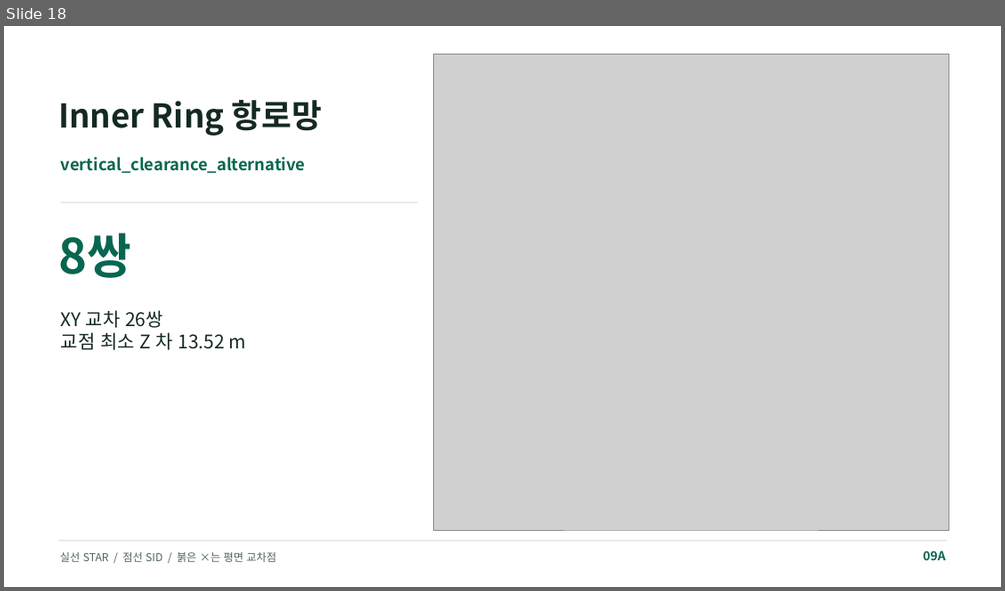
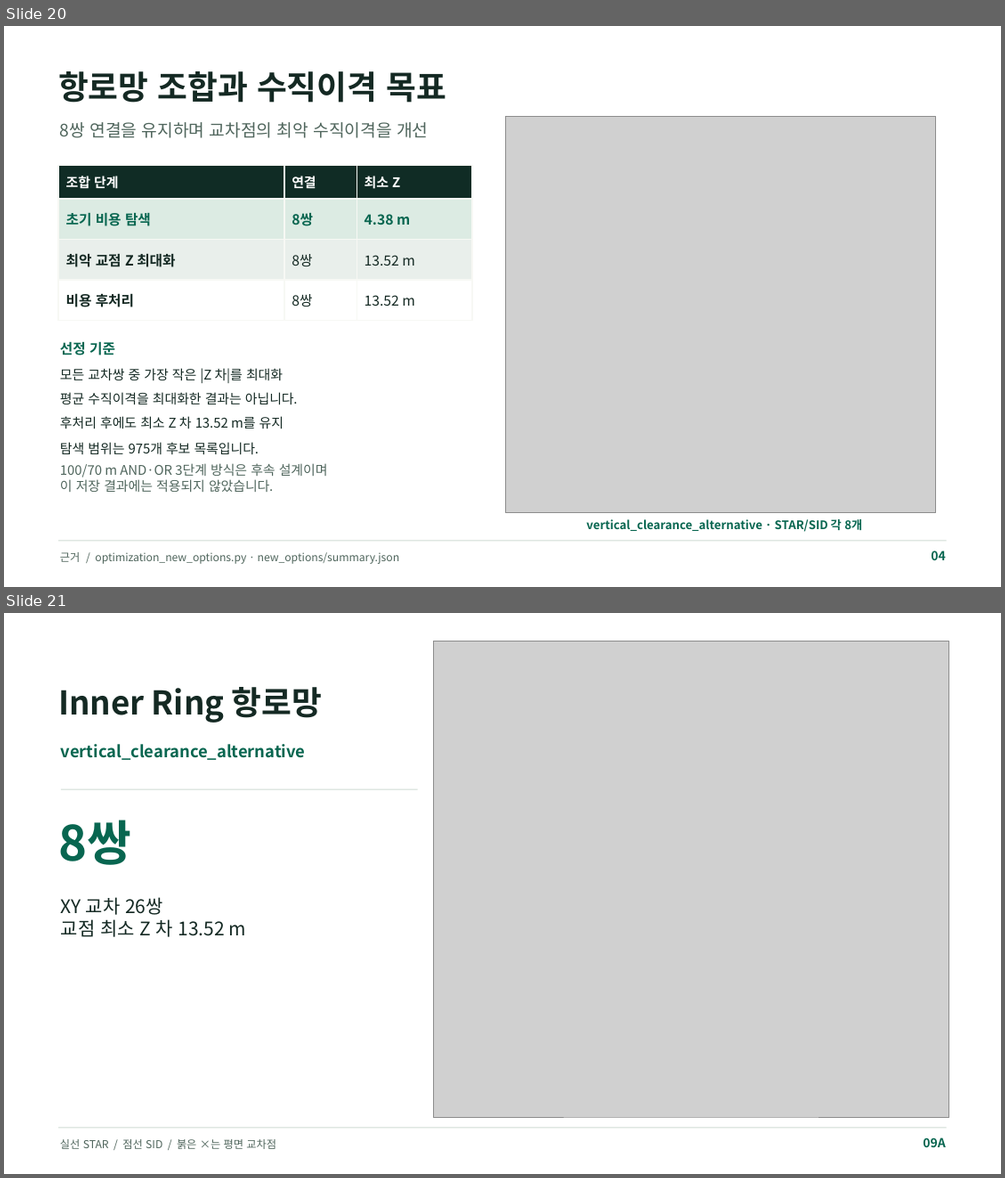
Before and after one commit to shung2001/Landing_Depature_Process, a slide deck: 수정본_20261103/UAM_Ring_Approach_Design.pptx. Shown one above the other, each under a label of ours: slide 18 before the commit, slides 20 and 21 after it. The pictures are 1005x591 and 1005x1178 pixels, drawn with LibreOffice and Linux fonts; fonts in the diff are those of the drawing; grey boxes stand for pictures. Boxes give left, top, right and bottom in pixels: in the first picture for what was removed or moved away, otherwise in the second. Text is boxed around its words. In the diff, an @@ line names an element or a change of style, - is before the commit and + after.

```diff
--- a/수정본_20261103/UAM_Ring_Approach_Design.pptx
+++ b/수정본_20261103/UAM_Ring_Approach_Design.pptx
@@ slide 20 added at <box>4,26,1001,587</box>, background #FFFFFF @@
@@ text added at <box>58,71,446,103</box>, 31.5 pt, text #142923, bold @@
+항로망 조합과 수직이격 목표
@@ text added at <box>60,122,428,138</box>, 16.5 pt, text #50665D @@
+8쌍 연결을 유지하며 교차점의 최악 수직이격을 개선
@@ picture added at <box>506,117,936,513</box> @@
@@ table added at <box>58,165,472,320</box>, 4 rows, 3 columns @@
+조합 단계 | 연결 | 최소 Z
+초기 비용 탐색 | 8쌍 | 4.38 m
+최악 교점 Z 최대화 | 8쌍 | 13.52 m
+비용 후처리 | 8쌍 | 13.52 m
@@ text added at <box>60,341,115,355</box>, 13.5 pt, text #086650, bold @@
+선정 기준
@@ text added at <box>60,368,283,383</box>, 12.8 pt, text #142923 @@
+모든 교차쌍 중 가장 작은 |Z 차|를 최대화
@@ text added at <box>60,392,298,404</box>, 12.8 pt, text #142923 @@
+평균 수직이격을 최대화한 결과는 아닙니다.
@@ text added at <box>60,416,283,429</box>, 12.8 pt, text #142923 @@
+후처리 후에도 최소 Z 차 13.52 m를 유지
@@ text added at <box>60,442,259,454</box>, 12.8 pt, text #142923 @@
+탐색 범위는 975개 후보 목록입니다.
@@ text added at <box>60,463,328,491</box>, 12.8 pt, text #50665D @@
+100/70 m AND·OR 3단계 방식은 후속 설계이며
+이 저장 결과에는 적용되지 않았습니다.
@@ text added at <box>586,519,862,532</box>, 11.2 pt, text #086650, bold @@
+vertical_clearance_alternative · STAR/SID 각 8개
@@ rectangle added at <box>58,540,947,541</box>, fill #CFDBD3 @@
@@ text added at <box>60,552,400,564</box>, 10.5 pt, text #50665D @@
+근거 / optimization_new_options.py · new_options/summary.json
@@ text added at <box>930,550,945,560</box>, 12 pt, text #086650, bold @@
+04
@@ what was slide 18 is now slide 21 @@
```
Also in this commit, not shown: 2 slides changed, 2 other slides added, 9 other files.
